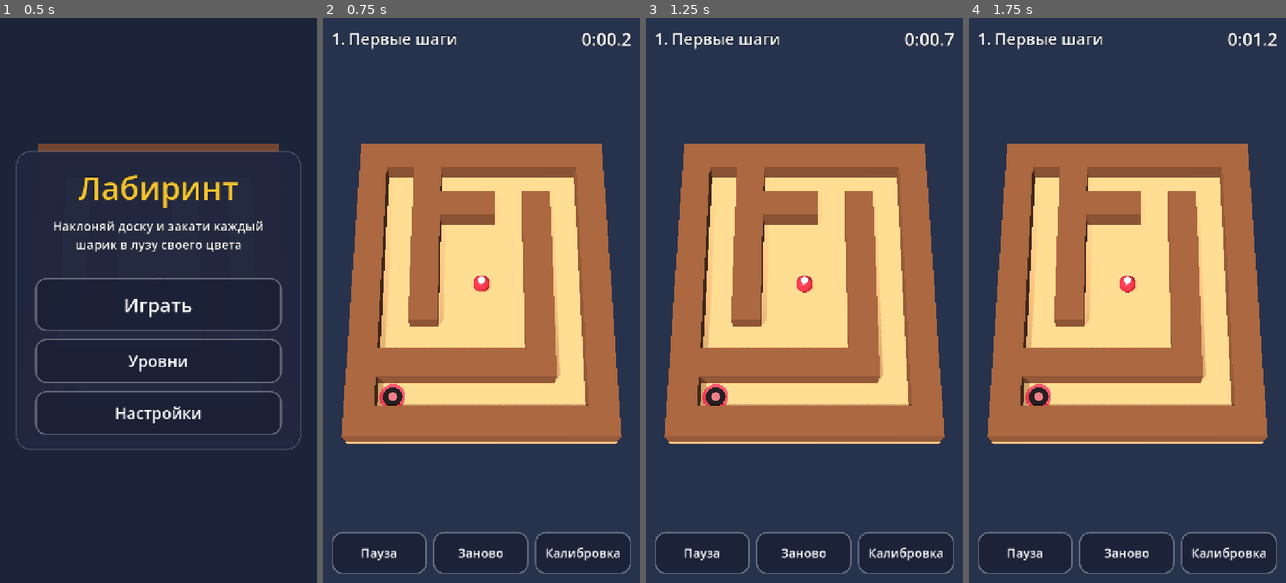
Above: before the commit, frames 1-4 (left to right).
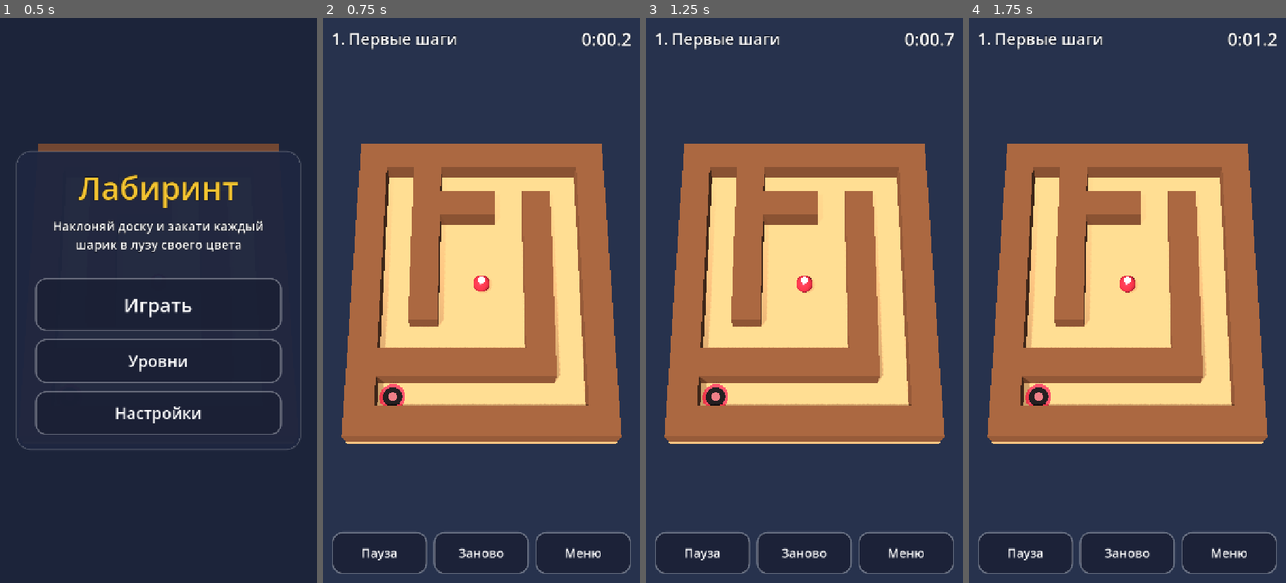
Above: after the commit, the same moments.

Repository: msveshnikov/tilt-labyrinth
Game: Godot game, scene res://scenes/main.tscn
Two runs of this game, one before a commit and one after it. Both use one fixed random seed, a clock stepped at 60 frames per second and the inputs below.
Inputs (mouse positions are in pixels of both pictures, inside the frame that each line leads up to):
- Up to frame 1 (0.5 s): no input
- Up to frame 2 (0.75 s): click "Играть" at 0.5 s
- Up to frame 3 (1.25 s): no input
- Up to frame 4 (1.75 s): click (1228, 554) at 1.25 s, where only the run before the commit has a clickable "Калибровка"

Frame 1 is identical in both runs. In frame 2, 0.5% of the frame differs, in the area x 12-94%, y 91-99%; in frame 3, 0.5%; in frame 4, 0.5%.

Commit message:
Replace in-game Calibrate button with Menu button
Calibration still runs at play start and from Settings.

Co-Authored-By: Claude Opus 5.5 <noreply@anthropic.com>

Diff:
--- a/scripts/main.gd
+++ b/scripts/main.gd
@@ -32,7 +32,7 @@
 	add_child(hud)
 	hud.pause_pressed.connect(pause_game)
 	hud.restart_pressed.connect(restart_level)
-	hud.calibrate_pressed.connect(TiltInput.calibrate)
+	hud.menu_pressed.connect(show_menu)
 
 	screens = Screens.new()
 	add_child(screens)
@@ -88,7 +88,7 @@
 	playing = true
 	get_tree().paused = false
 	# Level the board to how the phone is held when play starts; after that only
-	# the Калибровка button changes it (no recalibration on restart / next level).
+	# Settings → Калибровка changes it (no recalibration on restart / next level).
 	if _first_play:
 		_first_play = false
 		TiltInput.calibrate()
--- a/scripts/ui/hud.gd
+++ b/scripts/ui/hud.gd
@@ -5,7 +5,7 @@
 
 signal pause_pressed
 signal restart_pressed
-signal calibrate_pressed
+signal menu_pressed
 
 const MARGIN := 20
 
@@ -51,9 +51,7 @@
 	bottom.add_child(buttons)
 	buttons.add_child(_button("Пауза", pause_pressed.emit))
 	buttons.add_child(_button("Заново", restart_pressed.emit))
-	buttons.add_child(_button("Калибровка", func():
-		calibrate_pressed.emit()
-		toast("Наклон выровнен")))
+	buttons.add_child(_button("Меню", menu_pressed.emit))
 
 	_toast = _label(32)
 	_toast.set_anchors_and_offsets_preset(Control.PRESET_CENTER_TOP)
